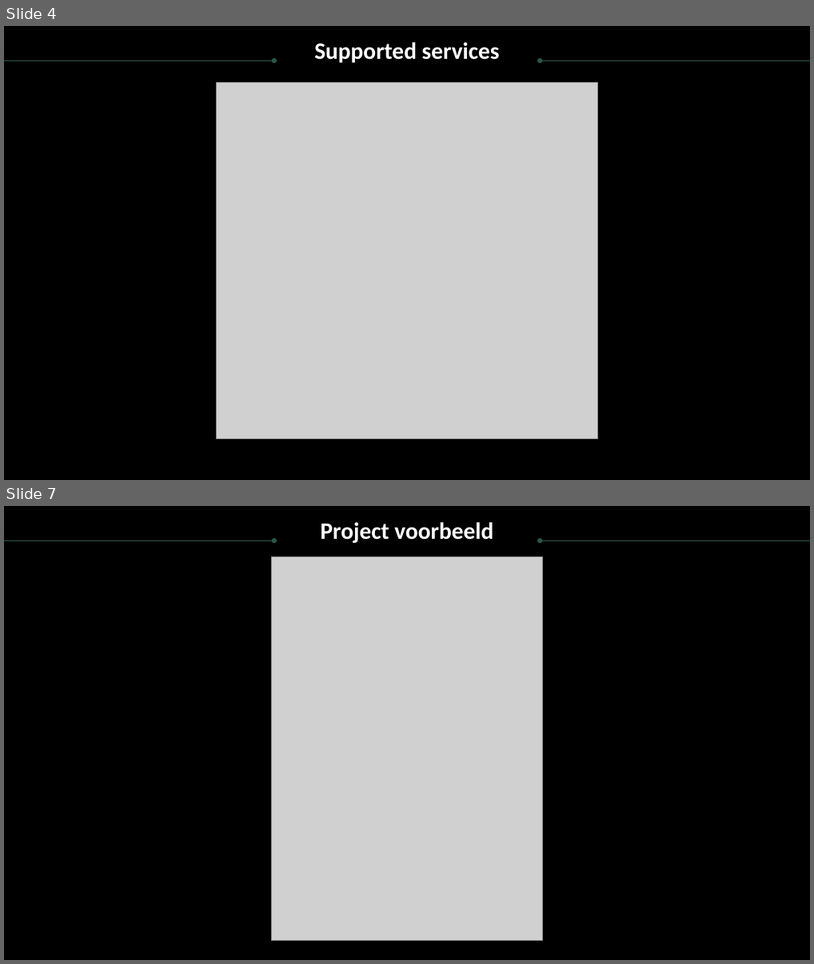
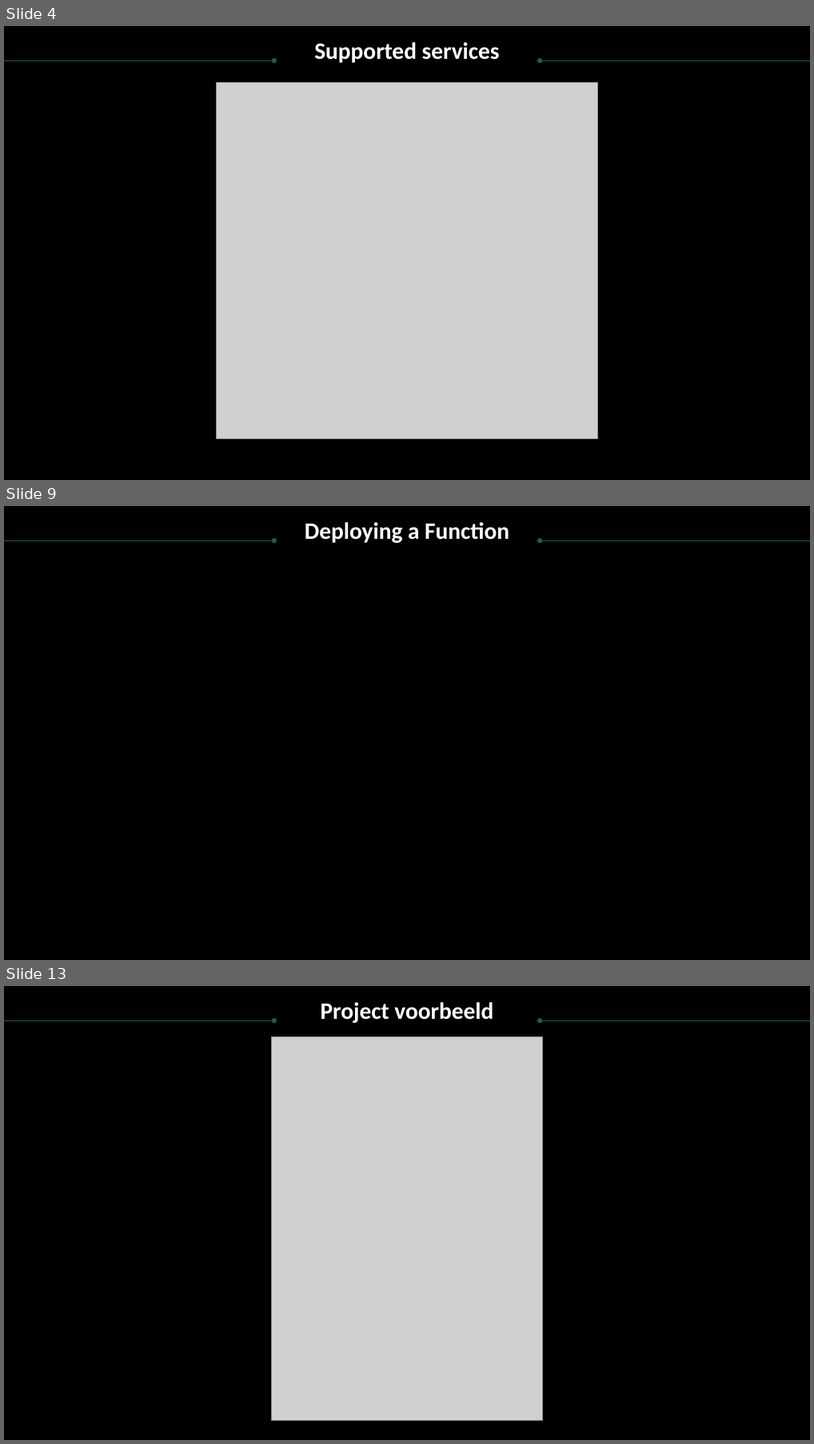
Before and after one commit to RamboBD/CloudMinorDocumenten, a slide deck: Function apps Research story.pptx. Shown one above the other, each under a label of ours: slides 4 and 7 before the commit, slides 4, 9 and 13 after it; the slides between them are not shown. The pictures are 814x964 and 814x1444 pixels, drawn with LibreOffice and Linux fonts; fonts in the diff are those of the drawing; grey boxes stand for pictures; background and template pictures are left out. Boxes give left, top, right and bottom in pixels: in the first picture for what was removed or moved away, otherwise in the second. Text is boxed around its words. In the diff, an @@ line names an element or a change of style, - is before the commit and + after.

```diff
--- a/Function apps Research story.pptx
+++ b/Function apps Research story.pptx
@@ slide 9 added at (4,506,810,960), background picture (left out) @@
@@ text added at (305,522,510,543), 28 pt, text #FFFFFF, bold @@
+Deploying a Function
@@ arrow added from (4, 540) to (274, 540), #23594C 0.75 pt @@
@@ arrow added from (810, 540) to (540, 540), #23594C 0.75 pt @@
@@ what was slide 7 is now slide 13 @@
```
Also in this commit, not shown: 3 slides changed, 11 other slides added.
